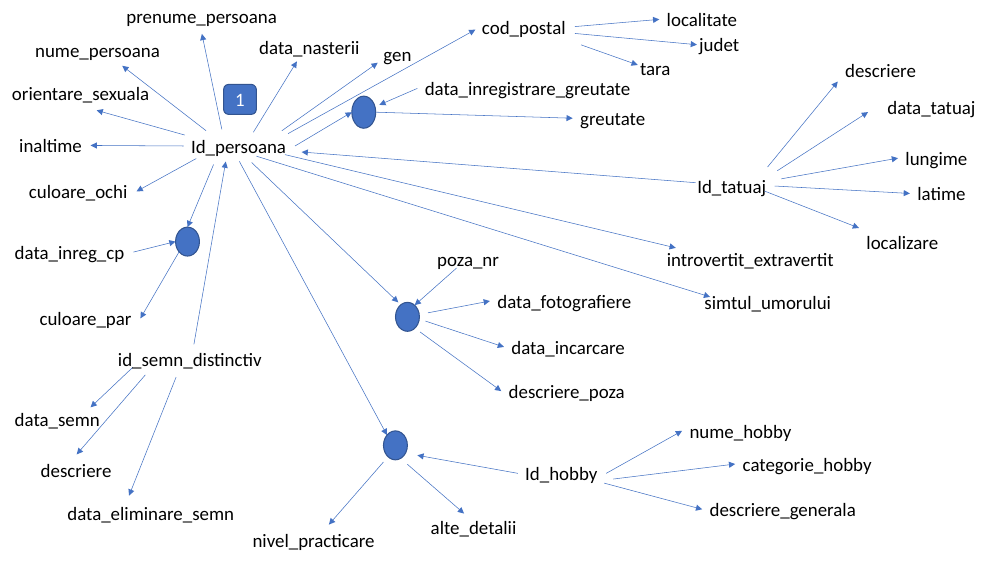
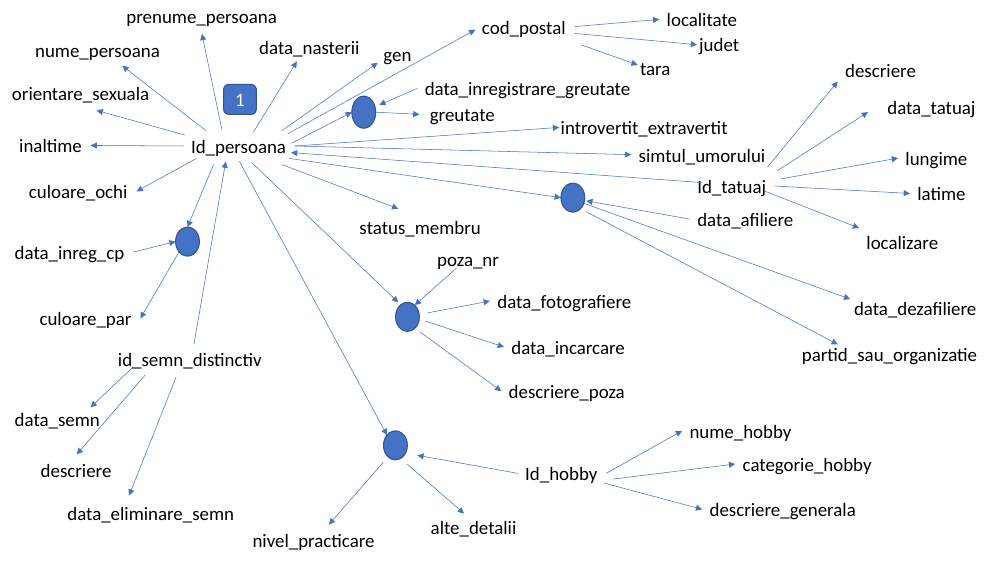
Before and after one commit to marinfotache/Baze-de-date-I, a slide deck: slide 3 of 03_Proiectarea BD prin normalizare/03i Studiu de caz CUPIDONU NEVROTIC.pptx (slide 2 before the commit). Drawn at 1008x567 pixels with LibreOffice and Linux fonts; fonts in the diff are those of the drawing. Boxes give left, top, right and bottom in pixels: in the first picture for what was removed or moved away, otherwise in the second. Text is boxed around its words. In the diff, an @@ line names an element or a change of style, - is before the commit and + after.

```diff
--- a/03_Proiectarea BD prin normalizare/03i Studiu de caz CUPIDONU NEVROTIC.pptx
+++ b/03_Proiectarea BD prin normalizare/03i Studiu de caz CUPIDONU NEVROTIC.pptx
@@ arrow moved from (295, 146) - (352, 112) to (292, 144) - (352, 112) @@
@@ arrow moved from (376, 112) - (573, 118) to (376, 112) - (420, 114) @@
@@ text "greutate": place and size @@
-text "greutate" at (580, 113, 645, 129)
+text "greutate" at (430, 109, 495, 125)
@@ text "introvertit_extravertit": place and size @@
-text "introvertit_extravertit" at (667, 253, 834, 269)
+text "introvertit_extravertit" at (561, 121, 728, 137)
@@ arrow moved from (256, 157) - (710, 297) to (295, 146) - (631, 155) @@
@@ arrow moved from (285, 155) - (676, 248) to (295, 146) - (560, 128) @@
@@ text "simtul_umorului": place and size @@
-text "simtul_umorului" at (704, 294, 831, 312)
+text "simtul_umorului" at (639, 149, 766, 165)
@@ arrow added from (282, 165) to (399, 209), #4472C4 0.5 pt @@
@@ arrow added from (289, 159) to (561, 197), #4472C4 0.5 pt @@
@@ arrow moved from (696, 183) - (302, 152) to (702, 183) - (291, 153) @@
@@ ellipse added at (561, 183, 585, 212), fill #4472C4, outline #325491 1 pt @@
@@ arrow added from (583, 203) to (851, 299), #4472C4 0.5 pt @@
@@ arrow added from (690, 219) to (586, 201), #4472C4 0.5 pt @@
@@ text added at (359, 221, 480, 237), 18 pt, text #000000 @@
+status_membru
@@ arrow added from (586, 212) to (838, 345), #4472C4 0.5 pt @@
@@ text added at (697, 213, 793, 229), 18 pt, text #000000 @@
+data_afiliere
@@ text added at (854, 302, 976, 318), 18 pt, text #000000 @@
+data_dezafiliere
@@ text added at (802, 348, 977, 365), 18 pt, text #000000 @@
+partid_sau_organizatie
```
Also in this commit, not shown: 3 slides added, 2 slides removed.
